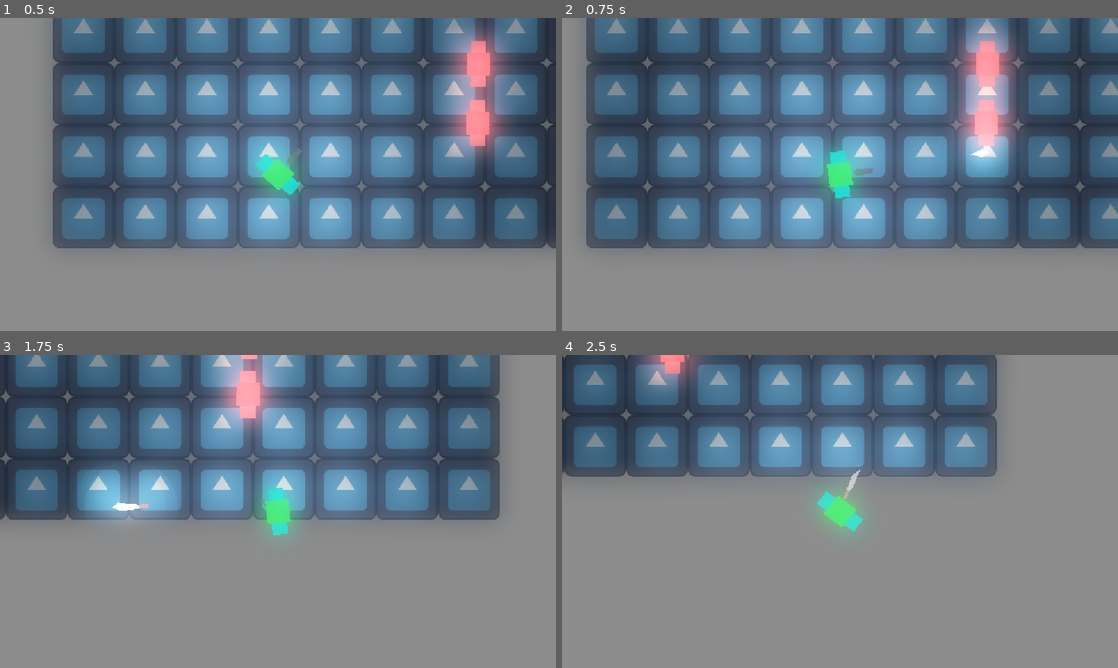
Above: before the commit, frames 1-4 (two rows, left to right).
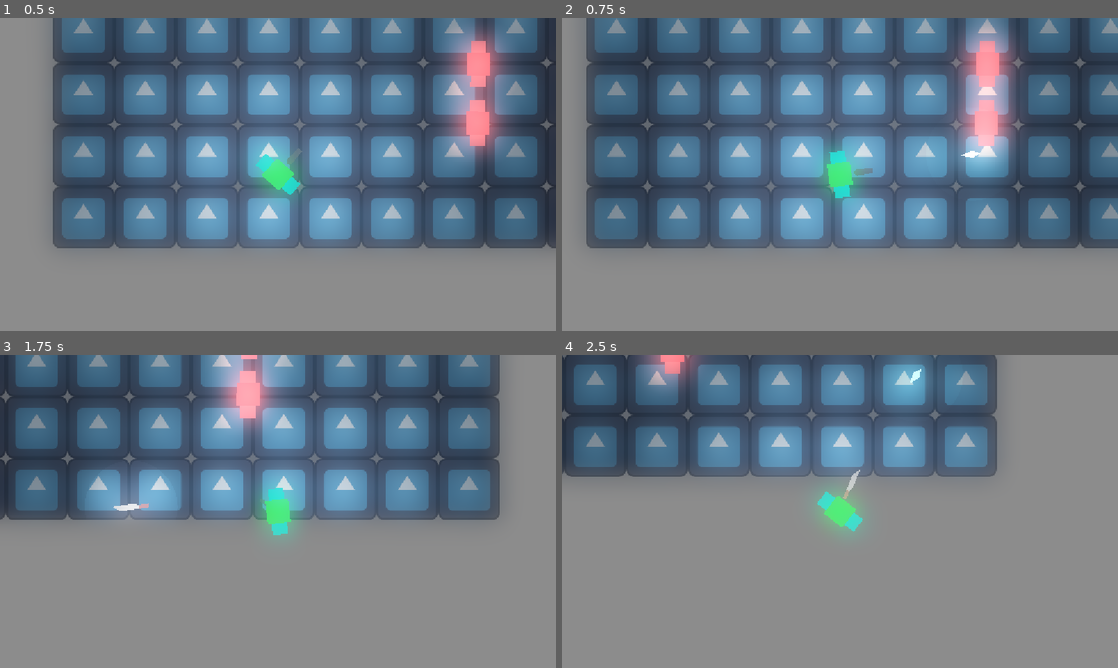
Above: after the commit, the same moments.

Repository: BakedLight/brainless-game-jam-project
Game: Godot game, scene res://Level/level.tscn
Same seed, same stepped clock (60 frames per second), same inputs: the game is played once before the commit and once after it. The engine's default icon, where the game draws it, is replaced by a stand-in: a white triangle on a blue panel in a dark square.
Inputs (mouse positions are in pixels of both pictures, inside the frame that each line leads up to):
- Up to frame 1 (0.5 s): no input
- Up to frame 2 (0.75 s): move the mouse to (962, 158) at 0.52 s; press the mouse at (962, 158) at 0.53 s; hold D (right) from 0.53 s (still down)
- Up to frame 3 (1.75 s): right-click (400, 495) at 0.8 s; move the mouse to (166, 527) at 1.27 s; release D (right) at 1.28 s; release the mouse at (166, 527) at 1.28 s; hold S (downward) from 1.28 s (still down); right-click (166, 527) at 1.35 s; click (166, 527) at 1.55 s
- Up to frame 4 (2.5 s): move the mouse to (895, 442) at 2.02 s; release S (downward) at 2.03 s; press the mouse at (895, 442) at 2.03 s; hold D (right) from 2.03 s (still down); right-click (895, 442) at 2.3 s

Frame 1 is identical in both runs. In frame 2, less than 0.1% of the frame differs, in the area x 71-77%, y 41-45%; in frame 3, 0.6%; in frame 4, 1.0%, in the area x 58-68%, y 0-15%.

Commit message:
Weapons improvement
Added fire rate, auto-shoot and switching between main and special weapon.

Diff:
--- a/Gun/Weapons/Revolver/revolver.gd
+++ b/Gun/Weapons/Revolver/revolver.gd
@@ -1,10 +1,10 @@
 extends Polygon2D
 
-@export var fire_cooldown: float = 0.2
+signal cooldown_ended
 
-#@onready var fire_cooldown: Timer = $FireCooldown
+@onready var fire_cooldown: Timer = $FireCooldown
 
-var auto_shoot: bool = false
+@export var auto_shoot: bool = true
 
 # Called when the node enters the scene tree for the first time.
 func _ready() -> void:
@@ -12,9 +12,13 @@
 
 
 # Called every frame. 'delta' is the elapsed time since the previous frame.
-func _process(delta: float) -> void:
+func _process(_delta: float) -> void:
 	pass
 #
 #func _input(event: InputEvent) -> void:
 	#if Input.is_action_just_pressed("shoot_main"):
 		#fire_cooldown.start()
+
+
+func _on_fire_cooldown_timeout() -> void:
+	cooldown_ended.emit()
--- a/Gun/Weapons/Revolver/revolver.tscn
+++ b/Gun/Weapons/Revolver/revolver.tscn
@@ -11,3 +11,5 @@
 [node name="FireCooldown" type="Timer" parent="." unique_id=268774569]
 wait_time = 0.2
 one_shot = true
+
+[connection signal="timeout" from="FireCooldown" to="." method="_on_fire_cooldown_timeout"]
--- a/Player/player.gd
+++ b/Player/player.gd
@@ -10,17 +10,19 @@
 
 var current_special:String = "knife"
 
-var in_hand: String = "gun"
+var can_shoot:bool = true
 
 var specials:Array = ["knife"]
 
 @onready var bullet_pos: Marker2D = $BulletPos
 @onready var weapon_switcher: AnimationPlayer = $Weapons/WeaponSwitcher
-@onready var revolver: Polygon2D = $Weapons/Revolver
+@onready var revolver: Polygon2D = $Weapons/Primary/Revolver
+@onready var primary: Node2D = $Weapons/Primary
 
 # Called when the node enters the scene tree for the first time.
 func _ready() -> void:
 	look_at(direction)
+	primary.get_child(0).cooldown_ended.connect(can_shoot_now)
 
 # Called every frame. 'delta' is the elapsed time since the previous frame.
 func _process(_delta: float) -> void:
@@ -28,6 +30,18 @@
 	move_and_slide()
 
 	look_at(get_global_mouse_position())
+
+	if Input.is_action_pressed("shoot_main"):
+		if can_shoot:
+			if primary.get_child(0).auto_shoot:
+				shoot.emit("bullet", bullet_pos.global_position, Vector2((get_global_mouse_position().x - global_position.x), (get_global_mouse_position().y - global_position.y)).normalized())
+				can_shoot = false
+				primary.get_child(0).fire_cooldown.start()
+			else:
+				if Input.is_action_just_pressed("shoot_main"):
+					shoot.emit("bullet", bullet_pos.global_position, Vector2((get_global_mouse_position().x - global_position.x), (get_global_mouse_position().y - global_position.y)).normalized())
+					can_shoot = false
+					primary.get_child(0).fire_cooldown.start()
 
 func _input(_event: InputEvent) -> void:
 	direction = Vector2.ZERO
@@ -46,12 +60,13 @@
 	else:
 		current_speed = normal_speeed
 
-
-	if Input.is_action_just_pressed("shoot_main"):
-		shoot.emit("bullet", bullet_pos.global_position, Vector2((get_global_mouse_position().x - global_position.x), (get_global_mouse_position().y - global_position.y)).normalized())
-		await get_tree().create_timer(revolver.fire_cooldown)
 	if Input.is_action_just_pressed("special"):
+		primary.get_child(0).fire_cooldown.stop()
+		can_shoot = false
 		weapon_switcher.play("fade_gun_to_special")
 
 func throw_special():
 	shoot.emit(current_special, bullet_pos.global_position, Vector2((get_global_mouse_position().x - global_position.x), (get_global_mouse_position().y - global_position.y)).normalized())
+
+func can_shoot_now():
+	can_shoot = true
--- a/Player/player.tscn
+++ b/Player/player.tscn
@@ -34,55 +34,55 @@
 tracks/2/type = "value"
 tracks/2/imported = false
 tracks/2/enabled = true
-tracks/2/path = NodePath("Weapons/Revolver:visible")
+tracks/2/path = NodePath("Weapons/Special:rotation")
 tracks/2/interp = 1
 tracks/2/loop_wrap = true
 tracks/2/keys = {
 "times": PackedFloat32Array(0),
 "transitions": PackedFloat32Array(1),
-"update": 1,
-"values": [true]
+"update": 0,
+"values": [0.0]
 }
 tracks/3/type = "value"
 tracks/3/imported = false
 tracks/3/enabled = true
-tracks/3/path = NodePath("Weapons/Revolver:scale")
+tracks/3/path = NodePath("Weapons/Special:modulate")
 tracks/3/interp = 1
 tracks/3/loop_wrap = true
 tracks/3/keys = {
 "times": PackedFloat32Array(0),
 "transitions": PackedFloat32Array(1),
 "update": 0,
-"values": [Vector2(1, 1)]
+"values": [Color(1, 1, 1, 1)]
 }
 tracks/4/type = "value"
 tracks/4/imported = false
 tracks/4/enabled = true
-tracks/4/path = NodePath("Weapons/Revolver:rotation")
+tracks/4/path = NodePath("Weapons/Primary:visible")
 tracks/4/interp = 1
 tracks/4/loop_wrap = true
 tracks/4/keys = {
 "times": PackedFloat32Array(0),
 "transitions": PackedFloat32Array(1),
-"update": 0,
-"values": [0.0]
+"update": 1,
+"values": [true]
 }
 tracks/5/type = "value"
 tracks/5/imported = false
 tracks/5/enabled = true
-tracks/5/path = NodePath("Weapons/Revolver:modulate")
+tracks/5/path = NodePath("Weapons/Primary:scale")
 tracks/5/interp = 1
 tracks/5/loop_wrap = true
 tracks/5/keys = {
 "times": PackedFloat32Array(0),
 "transitions": PackedFloat32Array(1),
 "update": 0,
-"values": [Color(1, 1, 1, 1)]
+"values": [Vector2(1, 1)]
 }
 tracks/6/type = "value"
 tracks/6/imported = false
 tracks/6/enabled = true
-tracks/6/path = NodePath("Weapons/Special:rotation")
+tracks/6/path = NodePath("Weapons/Primary:rotation")
 tracks/6/interp = 1
 tracks/6/loop_wrap = true
 tracks/6/keys = {
@@ -94,7 +94,7 @@
 tracks/7/type = "value"
 tracks/7/imported = false
 tracks/7/enabled = true
-tracks/7/path = NodePath("Weapons/Special:modulate")
+tracks/7/path = NodePath("Weapons/Primary:modulate")
 tracks/7/interp = 1
 tracks/7/loop_wrap = true
 tracks/7/keys = {
@@ -111,112 +111,115 @@
 tracks/0/type = "value"
 tracks/0/imported = false
 tracks/0/enabled = true
-tracks/0/path = NodePath("Weapons/Revolver:rotation")
+tracks/0/path = NodePath("Weapons/Special:rotation")
 tracks/0/interp = 1
 tracks/0/loop_wrap = true
 tracks/0/keys = {
-"times": PackedFloat32Array(0, 0.2004, 0.49949998),
-"transitions": PackedFloat32Array(1, 1, 1),
-"update": 0,
-"values": [0.0, 1.5707964, 0.0]
+"times": PackedFloat32Array(0, 0.1998, 0.49949998),
+"transitions": PackedFloat32Array(1, 1, 1),
+"update": 0,
+"values": [-1.5707964, 0.0, -1.5707964]
 }
 tracks/1/type = "value"
 tracks/1/imported = false
 tracks/1/enabled = true
-tracks/1/path = NodePath("Weapons/Revolver:scale")
+tracks/1/path = NodePath("Weapons/Special:scale")
 tracks/1/interp = 1
 tracks/1/loop_wrap = true
 tracks/1/keys = {
-"times": PackedFloat32Array(0, 0.2004, 0.49949998),
-"transitions": PackedFloat32Array(1, 1, 1),
-"update": 0,
-"values": [Vector2(1, 1), Vector2(0.2, 0.2), Vector2(1, 1)]
+"times": PackedFloat32Array(0, 0.1998, 0.49949998),
+"transitions": PackedFloat32Array(1, 1, 1),
+"update": 0,
+"values": [Vector2(0.3, 0.3), Vector2(1, 1), Vector2(0.3, 0.3)]
 }
 tracks/2/type = "value"
 tracks/2/imported = false
 tracks/2/enabled = true
-tracks/2/path = NodePath("Weapons/Revolver:modulate")
+tracks/2/path = NodePath("Weapons/Special:visible")
 tracks/2/interp = 1
 tracks/2/loop_wrap = true
 tracks/2/keys = {
-"times": PackedFloat32Array(0, 0.16706666, 0.2004, 0.23373333, 0.49949998),
-"transitions": PackedFloat32Array(1, 1, 1, 1, 1),
-"update": 0,
-"values": [Color(1, 1, 1, 1), Color(1, 1, 1, 0.51900005), Color(1, 1, 1, 1), Color(1, 1, 1, 0.51900005), Color(1, 1, 1, 1)]
+"times": PackedFloat32Array(0, 0.1998, 0.49949998),
+"transitions": PackedFloat32Array(1, 1, 1),
+"update": 1,
+"values": [true, false, false]
 }
 tracks/3/type = "value"
 tracks/3/imported = false
 tracks/3/enabled = true
-tracks/3/path = NodePath("Weapons/Revolver:visible")
+tracks/3/path = NodePath("Weapons/Special:modulate")
 tracks/3/interp = 1
 tracks/3/loop_wrap = true
 tracks/3/keys = {
-"times": PackedFloat32Array(0, 0.16039997, 0.23373333),
-"transitions": PackedFloat32Array(1, 1, 1),
-"update": 1,
-"values": [true, false, true]
-}
-tracks/4/type = "value"
+"times": PackedFloat32Array(0, 0.1998, 0.49949998),
+"transitions": PackedFloat32Array(1, 1, 1),
+"update": 0,
+"values": [Color(1, 1, 1, 0), Color(1, 1, 1, 1), Color(1, 1, 1, 0)]
+}
+tracks/4/type = "method"
 tracks/4/imported = false
 tracks/4/enabled = true
-tracks/4/path = NodePath("Weapons/Special:rotation")
+tracks/4/path = NodePath(".")
 tracks/4/interp = 1
 tracks/4/loop_wrap = true
 tracks/4/keys = {
-"times": PackedFloat32Array(0, 0.1998, 0.49949998),
-"transitions": PackedFloat32Array(1, 1, 1),
-"update": 0,
-"values": [-1.5707964, 0.0, -1.5707964]
+"times": PackedFloat32Array(0.1998, 0.5),
+"transitions": PackedFloat32Array(1, 1),
+"values": [{
+"args": [],
+"method": &"throw_special"
+}, {
+"args": [],
+"method": &"can_shoot_now"
+}]
 }
 tracks/5/type = "value"
 tracks/5/imported = false
 tracks/5/enabled = true
-tracks/5/path = NodePath("Weapons/Special:scale")
+tracks/5/path = NodePath("Weapons/Primary:rotation")
 tracks/5/interp = 1
 tracks/5/loop_wrap = true
 tracks/5/keys = {
-"times": PackedFloat32Array(0, 0.1998, 0.49949998),
-"transitions": PackedFloat32Array(1, 1, 1),
-"update": 0,
-"values": [Vector2(0.3, 0.3), Vector2(1, 1), Vector2(0.3, 0.3)]
+"times": PackedFloat32Array(0, 0.2004, 0.49949998),
+"transitions": PackedFloat32Array(1, 1, 1),
+"update": 0,
+"values": [0.0, 1.5707964, 0.0]
 }
 tracks/6/type = "value"
 tracks/6/imported = false
 tracks/6/enabled = true
-tracks/6/path = NodePath("Weapons/Special:visible")
+tracks/6/path = NodePath("Weapons/Primary:scale")
 tracks/6/interp = 1
 tracks/6/loop_wrap = true
 tracks/6/keys = {
-"times": PackedFloat32Array(0, 0.1998, 0.49949998),
-"transitions": PackedFloat32Array(1, 1, 1),
-"update": 1,
-"values": [true, false, false]
+"times": PackedFloat32Array(0, 0.2004, 0.49949998),
+"transitions": PackedFloat32Array(1, 1, 1),
+"update": 0,
+"values": [Vector2(1, 1), Vector2(0.2, 0.2), Vector2(1, 1)]
 }
 tracks/7/type = "value"
 tracks/7/imported = false
 tracks/7/enabled = true
-tracks/7/path = NodePath("Weapons/Special:modulate")
+tracks/7/path = NodePath("Weapons/Primary:modulate")
 tracks/7/interp = 1
 tracks/7/loop_wrap = true
 tracks/7/keys = {
-"times": PackedFloat32Array(0, 0.1998, 0.49949998),
-"transitions": PackedFloat32Array(1, 1, 1),
-"update": 0,
-"values": [Color(1, 1, 1, 0), Color(1, 1, 1, 1), Color(1, 1, 1, 0)]
-}
-tracks/8/type = "method"
+"times": PackedFloat32Array(0, 0.16706666, 0.2004, 0.23373333, 0.49949998),
+"transitions": PackedFloat32Array(1, 1, 1, 1, 1),
+"update": 0,
+"values": [Color(1, 1, 1, 1), Color(1, 1, 1, 0.51900005), Color(1, 1, 1, 1), Color(1, 1, 1, 0.51900005), Color(1, 1, 1, 1)]
+}
+tracks/8/type = "value"
 tracks/8/imported = false
 tracks/8/enabled = true
-tracks/8/path = NodePath(".")
+tracks/8/path = NodePath("Weapons/Primary:visible")
 tracks/8/interp = 1
 tracks/8/loop_wrap = true
 tracks/8/keys = {
-"times": PackedFloat32Array(0.1998),
-"transitions": PackedFloat32Array(1),
-"values": [{
-"args": [],
-"method": &"throw_special"
-}]
+"times": PackedFloat32Array(0, 0.16039997, 0.23373333),
+"transitions": PackedFloat32Array(1, 1, 1),
+"update": 1,
+"values": [true, false, true]
 }
 
 [sub_resource type="AnimationLibrary" id="AnimationLibrary_gwnis"]
@@ -238,7 +241,9 @@
 root_node = NodePath("../..")
 libraries/ = SubResource("AnimationLibrary_gwnis")
 
-[node name="Revolver" parent="Weapons" unique_id=1648468125 instance=ExtResource("3_btcbx")]
+[node name="Primary" type="Node2D" parent="Weapons" unique_id=973871985]
+
+[node name="Revolver" parent="Weapons/Primary" unique_id=1648468125 instance=ExtResource("3_btcbx")]
 offset = Vector2(0, -24)
 
 [node name="Special" type="Node2D" parent="Weapons" unique_id=1266052461]
